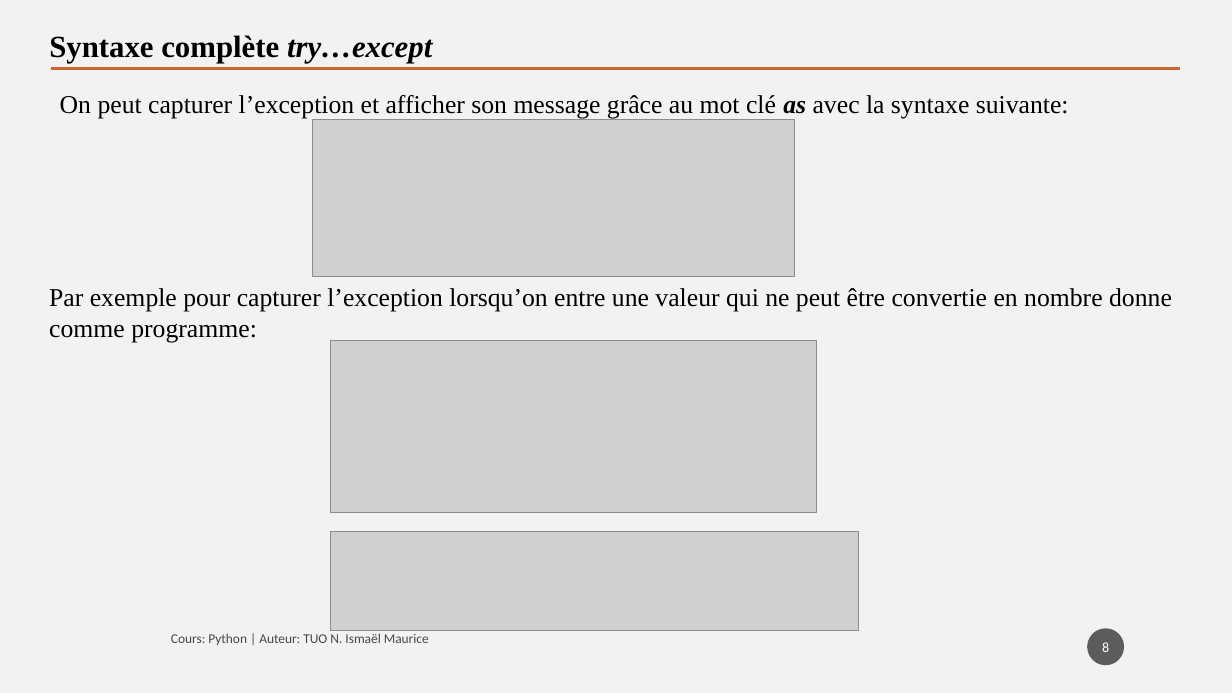
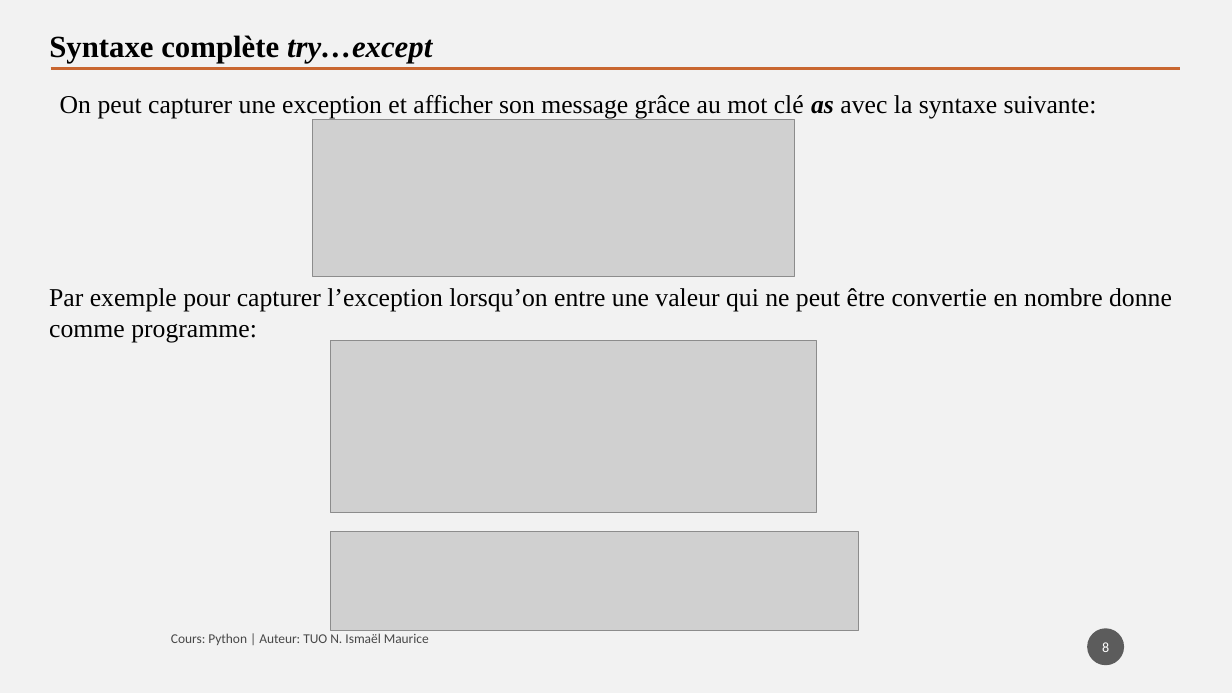
Before and after one commit to tisma95/cours-python, a slide deck: slide 8 of source/Chapitre 7 - Les exceptions.pptx. Drawn at 1232x693 pixels with LibreOffice and Linux fonts; fonts in the diff are those of the drawing; grey boxes stand for pictures. Boxes give left, top, right and bottom in pixels: in the first picture for what was removed or moved away, otherwise in the second. Text is boxed around its words. In the diff, an @@ line names an element or a change of style, - is before the commit and + after.

```diff
--- a/source/Chapitre 7 - Les exceptions.pptx
+++ b/source/Chapitre 7 - Les exceptions.pptx
@@ text at (60, 95, 1097, 118): text changed @@
-On peut capturer l’exception et afficher son message grâce au mot clé as avec la syntaxe suivante:
+On peut capturer une exception et afficher son message grâce au mot clé as avec la syntaxe suivante:
```
Also in this commit, not shown: 11 other slides changed, 2 other files.
